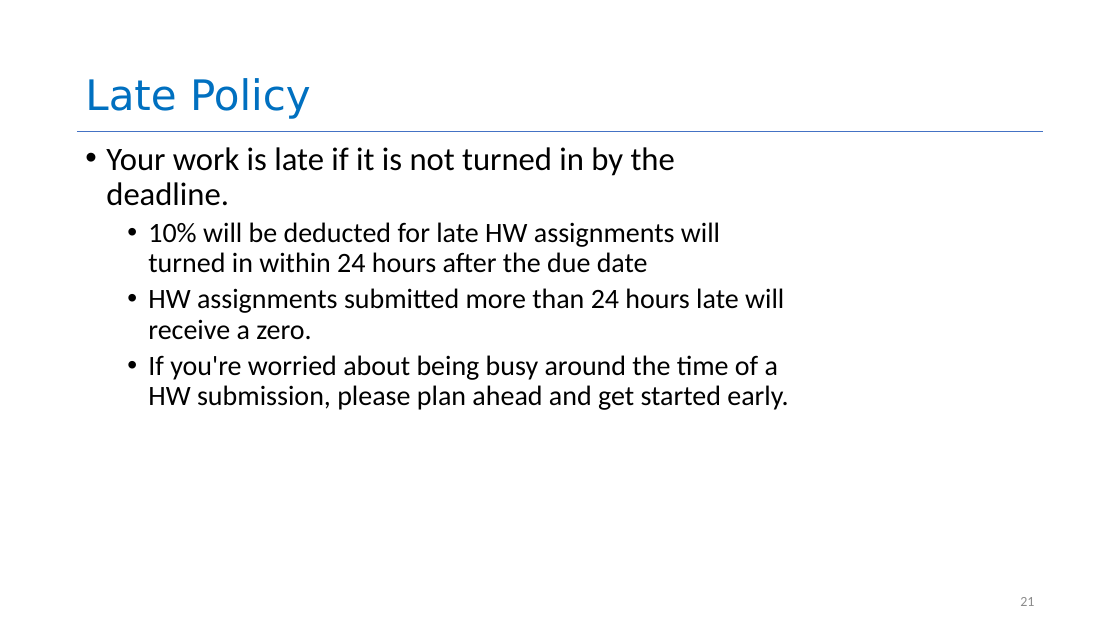
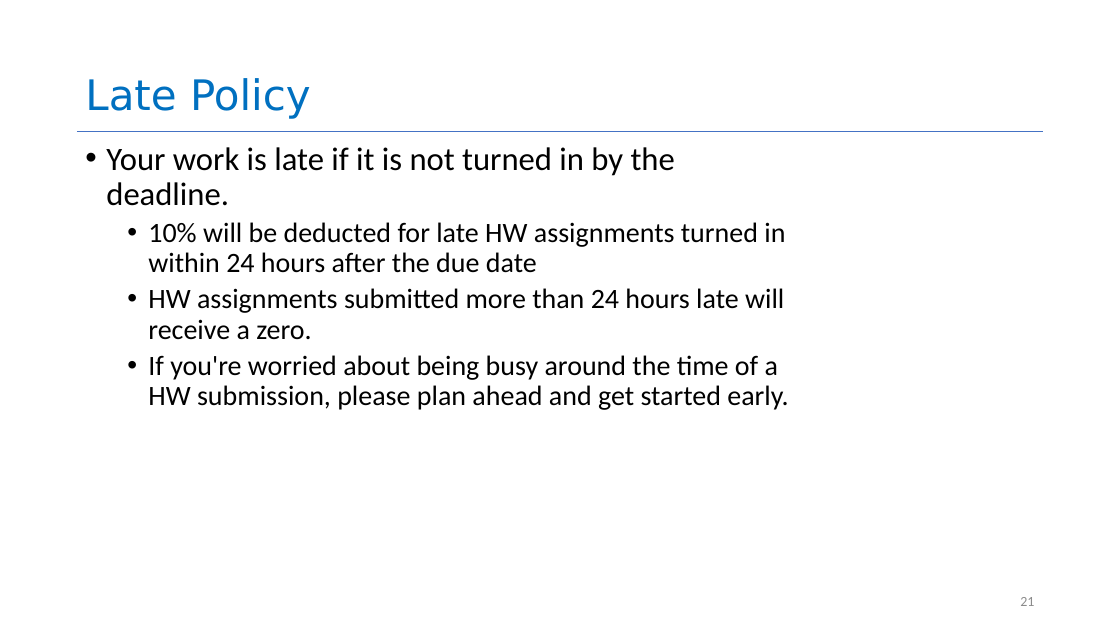
Before and after one commit to neu-se/CS4530-CS5500-Spring-2021, a slide deck: slide 21 of Slides/Lesson 1.1 Course Introduction.pptx. Drawn at 1120x630 pixels with LibreOffice and Linux fonts; fonts in the diff are those of the drawing. Boxes give left, top, right and bottom in pixels: in the first picture for what was removed or moved away, otherwise in the second. Text is boxed around its words. In the diff, an @@ line names an element or a change of style, - is before the commit and + after.

Commit message:
fixed two typos in L1.1

```diff
--- a/Slides/Lesson 1.1 Course Introduction.pptx
+++ b/Slides/Lesson 1.1 Course Introduction.pptx
@@ text at (148, 222, 785, 273): text changed @@
-  • 10% will be deducted for late HW assignments will turned in within 24 hours after the due date
+  • 10% will be deducted for late HW assignments turned in within 24 hours after the due date
```
Also in this commit, not shown: 8 other slides changed, 1 slide added.
